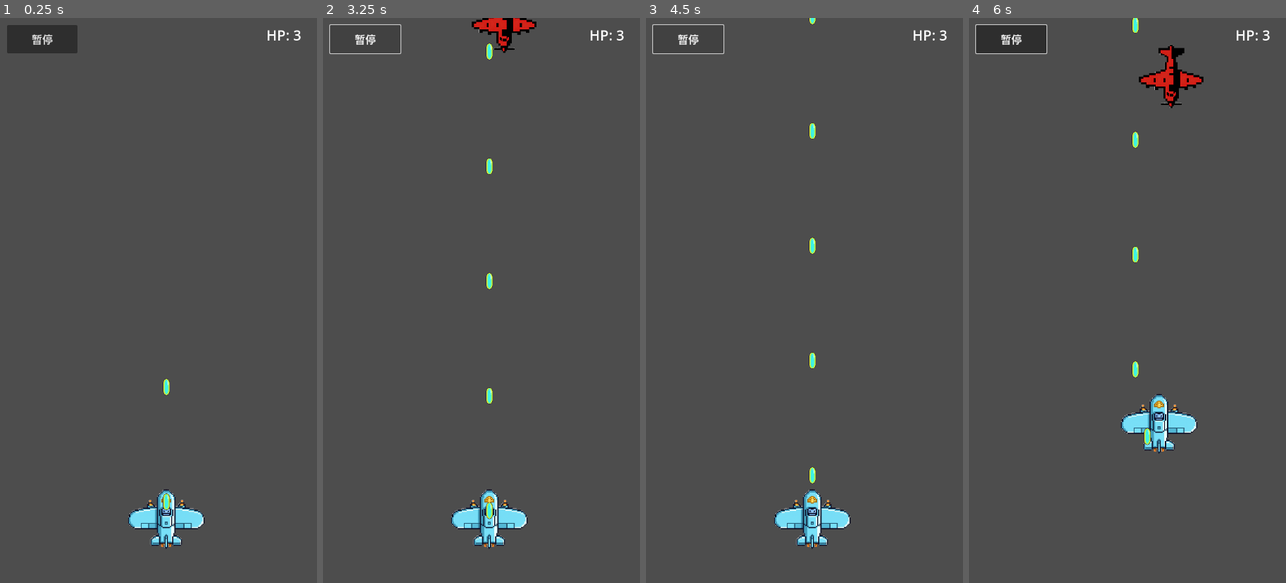
Above: before the commit, frames 1-4 (left to right).
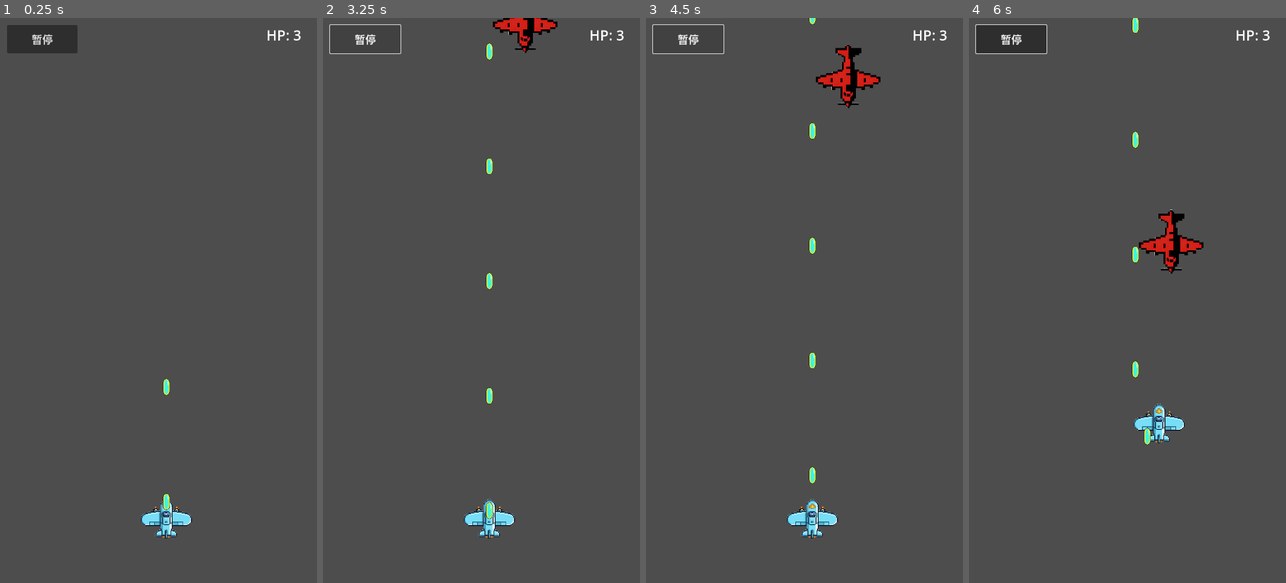
Above: after the commit, the same moments.

Repository: qingzhixing/plane-war
Game: Godot game, scene res://scenes/Main.tscn
Same seed, same stepped clock (60 frames per second), same inputs: the game is played once before the commit and once after it.
Inputs (mouse positions are in pixels of both pictures, inside the frame that each line leads up to):
- Up to frame 1 (0.25 s): no input
- Up to frame 2 (3.25 s): click "暂停" at 0.5 s; click "继续" at 1.25 s; click "暂停" at 2 s; click "继续" at 2.75 s
- Up to frame 3 (4.5 s): click "暂停" at 3.5 s; click "继续" at 4.25 s
- Up to frame 4 (6 s): move the mouse to (1197, 272) at 5.02 s; click (1197, 272) at 5.17 s; drag from (1064, 328) to (1133, 40) at 5.77 s

The runs differ from the first frame. In frame 1, 1.1% of the frame differs, in the area x 40-65%, y 83-94%; in frame 2, 1.9%; in frame 3, 2.0%; in frame 4, 2.9%, in the area x 48-74%, y 4-78%.

Commit message:
ADD: 实现第二个敌人炮台机及敌人子弹
Made-with: Cursor

Diff:
--- a/scenes/Player.tscn
+++ b/scenes/Player.tscn
@@ -5,7 +5,7 @@
 [ext_resource type="Texture2D" uid="uid://dgocjs7westlh" path="res://art/player/player_ship_base.png" id="2_v6fml"]
 
 [node name="Player" type="CharacterBody2D"]
-scale = Vector2(0.6, 0.6)
+scale = Vector2(0.4, 0.4)
 script = ExtResource("1_p0vlq")
 bullet_scene = ExtResource("2_3li8b")
 
--- /dev/null
+++ b/scenes/bullets/EnemyBasicBullet.tscn
@@ -0,0 +1,18 @@
+[gd_scene load_steps=4 format=3 uid="uid://bm1io1ijyvqyb"]
+
+[ext_resource type="Script" uid="uid://cr33b23e8ov8k" path="res://scripts/enemy_turret_bullet.gd" id="1_script"]
+[ext_resource type="Texture2D" uid="uid://b13ouvorm5y54" path="res://art/bullets/bullet_enemy_basic.png" id="2_tex"]
+
+[sub_resource type="CircleShape2D" id="1"]
+radius = 22.022715
+
+[node name="EnemyBasicBullet" type="Area2D"]
+script = ExtResource("1_script")
+
+[node name="Sprite2D" type="Sprite2D" parent="."]
+position = Vector2(-2.3841858e-07, -2.3841858e-07)
+scale = Vector2(0.06, 0.06)
+texture = ExtResource("2_tex")
+
+[node name="CollisionShape2D" type="CollisionShape2D" parent="."]
+shape = SubResource("1")
--- /dev/null
+++ b/scenes/enemies/EnemyBasic02_Turret.tscn
@@ -0,0 +1,18 @@
+[gd_scene load_steps=3 format=3 uid="uid://26wp3qfsbfo7"]
+
+[ext_resource type="Script" uid="uid://b534nt6k6kpla" path="res://scripts/enemy_turret.gd" id="1_script"]
+[ext_resource type="Texture2D" uid="uid://c0yfi8g3vqq3o" path="res://art/enemies/enemy_basic_02.png" id="2_tex"]
+
+[node name="EnemyBasic02_Turret" type="Area2D"]
+scale = Vector2(0.7, 0.7)
+script = ExtResource("1_script")
+
+[node name="Sprite2D" type="Sprite2D" parent="."]
+position = Vector2(-7, 8)
+scale = Vector2(0.16, 0.16)
+texture = ExtResource("2_tex")
+
+[node name="CollisionPolygon2D" type="CollisionPolygon2D" parent="."]
+polygon = PackedVector2Array(-36, 144, -21, 163, 6, 162, 25, 144, 22, 86, 61, 68, 94, 106, 132, 78, 101, 26, 98, -24, 118, -74, 78, -113, -87, -114, -130, -74, -131, -22, -107, -12, -111, 30, -146, 75, -118, 105, -83, 58, -41, 81)
+
+[connection signal="body_entered" from="." to="." method="_on_body_entered"]
--- a/scripts/enemy_spawner.gd
+++ b/scripts/enemy_spawner.gd
@@ -1,15 +1,20 @@
 extends Node
 
 @export var enemy_scene: PackedScene
+@export var enemy_scene_turret: PackedScene
 
 func _ready() -> void:
 	if enemy_scene == null:
 		enemy_scene = preload("res://scenes/enemies/EnemyBasic01.tscn")
+	if enemy_scene_turret == null:
+		enemy_scene_turret = preload("res://scenes/enemies/EnemyBasic02_Turret.tscn")
 
 func _on_spawn_timeout() -> void:
-	if enemy_scene == null:
+	var use_turret := randf() < 0.35 and enemy_scene_turret != null
+	var scene_to_use: PackedScene = enemy_scene if not use_turret else enemy_scene_turret
+	if scene_to_use == null:
 		return
-	var enemy := enemy_scene.instantiate()
+	var enemy := scene_to_use.instantiate()
 	var viewport_rect := get_viewport().get_visible_rect()
 	var x := randf_range(50.0, viewport_rect.size.x - 50.0)
 	enemy.global_position = Vector2(x, -50.0)
--- /dev/null
+++ b/scripts/enemy_turret.gd
@@ -0,0 +1,73 @@
+extends Area2D
+
+@export var move_speed: float = 120.0
+@export var stop_y: float = 320.0
+@export var horizontal_amplitude: float = 80.0
+@export var horizontal_speed: float = 1.2
+@export var max_hp: int = 4
+@export var fire_interval: float = 1.5
+@export var bullet_scene: PackedScene
+
+var _hp: int
+var _time: float = 0.0
+var _origin_x: float
+var _fire_timer: float = 0.0
+
+@onready var _fallback_bullet_scene: PackedScene = preload("res://scenes/bullets/EnemyBasicBullet.tscn")
+
+func _ready() -> void:
+	_hp = max_hp
+	_origin_x = global_position.x
+	add_to_group("enemy")
+	if bullet_scene == null and _fallback_bullet_scene != null:
+		bullet_scene = _fallback_bullet_scene
+
+
+func _process(delta: float) -> void:
+	_time += delta
+
+	# 垂直移动：从上方进入，到达 stop_y 后减速/停留
+	if global_position.y < stop_y:
+		global_position.y += move_speed * delta
+	else:
+		global_position.y = stop_y
+
+	# 水平缓慢小幅移动（炮台机左右晃动）
+	global_position.x = _origin_x + sin(_time * horizontal_speed) * horizontal_amplitude
+
+	# 超出屏幕下缘时清理
+	var viewport_rect := get_viewport_rect()
+	if global_position.y > viewport_rect.size.y + 100.0:
+		queue_free()
+
+	# 射击逻辑
+	_fire_timer -= delta
+	if _fire_timer <= 0.0:
+		_fire_timer = fire_interval
+		_fire_pattern()
+
+
+func _fire_pattern() -> void:
+	if bullet_scene == null:
+		return
+
+	# 向下发射 3 发子弹：中间 + 左右微小角度，形成轻微扇形
+	var angles := [0.0, -0.18, 0.18]
+	for angle in angles:
+		var bullet := bullet_scene.instantiate()
+		bullet.global_position = global_position + Vector2(0, 20)
+		if bullet.has_method("setup_direction"):
+			bullet.setup_direction(Vector2(0, 1).rotated(angle))
+		get_tree().current_scene.add_child(bullet)
+
+
+func apply_damage(amount: int) -> void:
+	_hp -= amount
+	if _hp <= 0:
+		queue_free()
+
+
+func _on_body_entered(body: Node) -> void:
+	if body.has_method("apply_damage") and body.is_in_group("player"):
+		body.apply_damage(1)
+		queue_free()
--- /dev/null
+++ b/scripts/enemy_turret_bullet.gd
@@ -0,0 +1,28 @@
+extends Area2D
+
+@export var speed: float = 400.0
+@export var damage: int = 1
+var _direction: Vector2 = Vector2(0, 1)
+
+
+func _ready() -> void:
+	body_entered.connect(_on_body_entered)
+
+
+func _process(delta: float) -> void:
+	global_position += _direction * speed * delta
+	var viewport_rect := get_viewport_rect()
+	if global_position.y > viewport_rect.size.y + 50.0 or global_position.y < -50.0:
+		queue_free()
+
+
+func setup_direction(dir: Vector2) -> void:
+	_direction = dir.normalized()
+
+
+func _on_body_entered(body: Node) -> void:
+	if not body.is_in_group("player"):
+		return
+	if body.has_method("apply_damage"):
+		body.apply_damage(damage)
+	queue_free()
Not shown, added: scripts/enemy_turret.gd.uid
Not shown, added: scripts/enemy_turret_bullet.gd.uid
